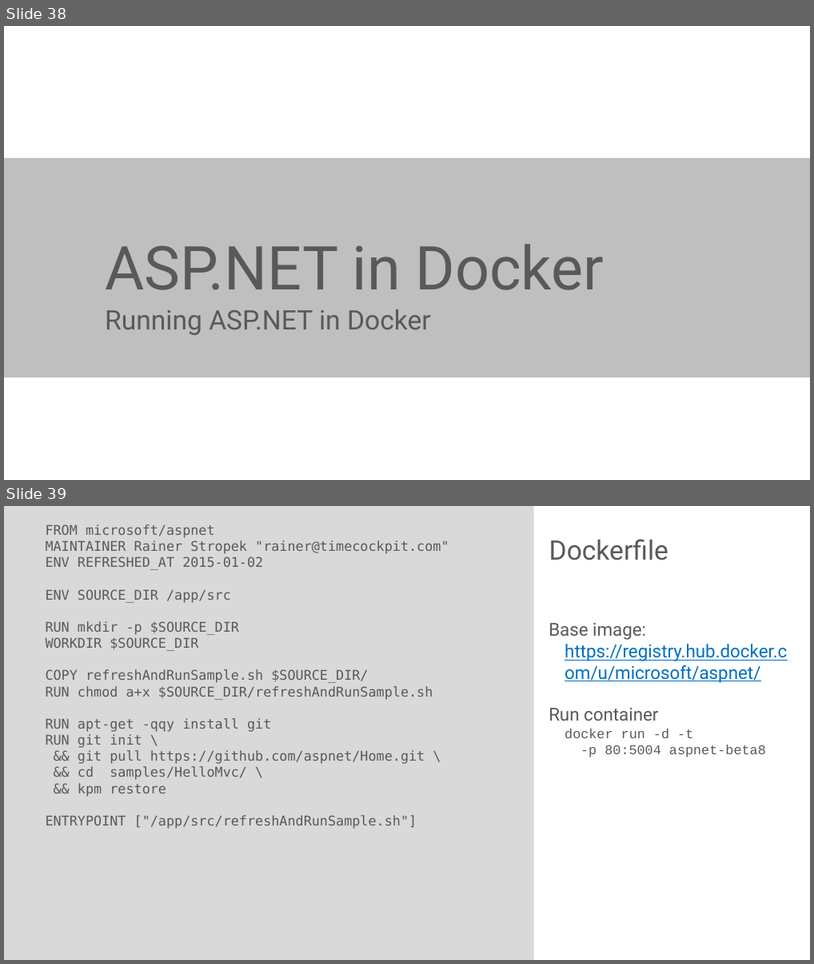
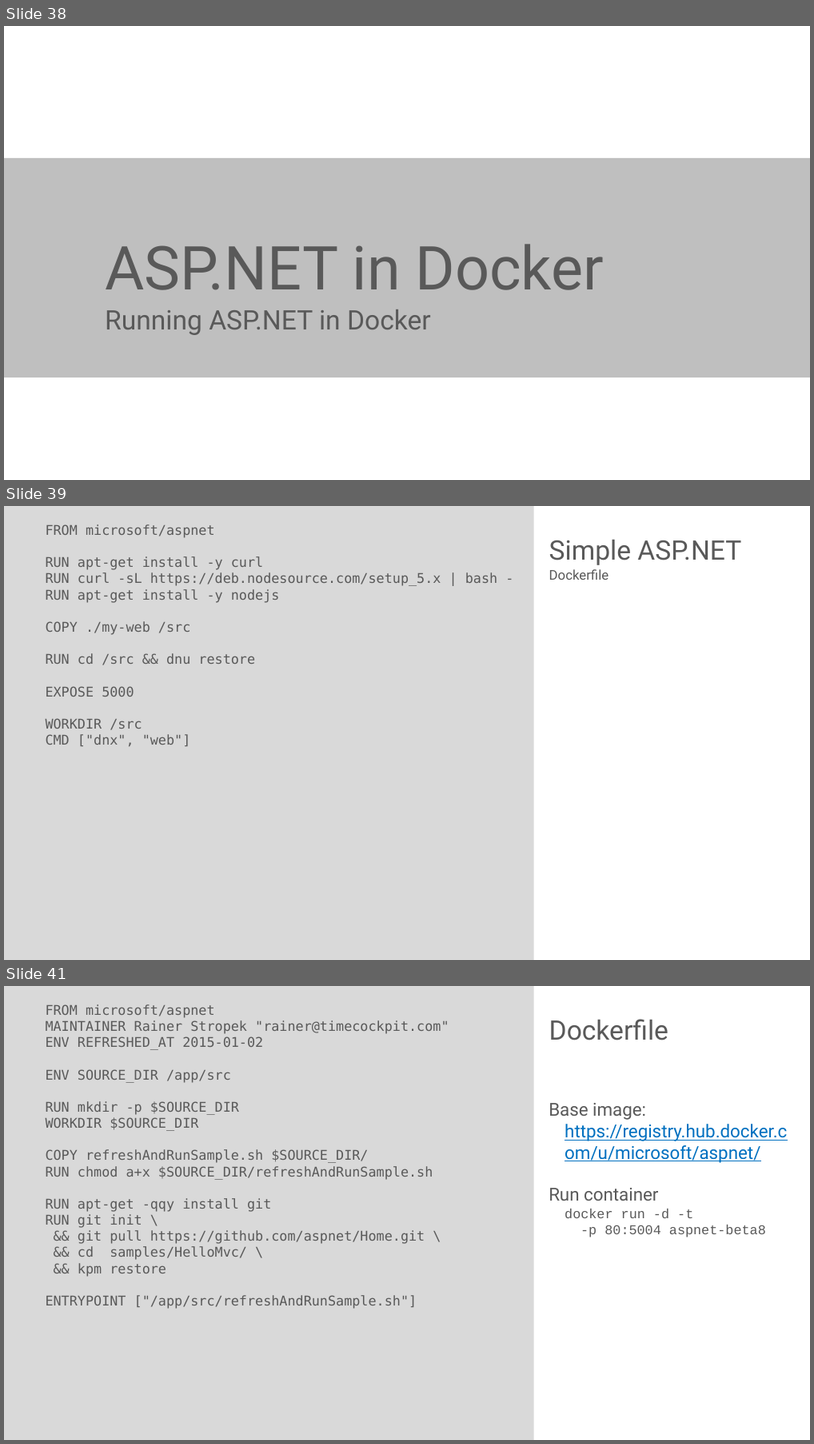
Before and after one commit to rstropek/DockerVS2015Intro, a slide deck: slides/Docker-Workshop.pptx. Shown one above the other, each under a label of ours: slides 38 and 39 before the commit, slides 38, 39 and 41 after it; the slides between them are not shown. The pictures are 814x964 and 814x1444 pixels, drawn with LibreOffice and Linux fonts; fonts in the diff are those of the drawing. Boxes give left, top, right and bottom in pixels: in the first picture for what was removed or moved away, otherwise in the second. Text is boxed around its words. In the diff, an @@ line names an element or a change of style, - is before the commit and + after.

```diff
--- a/slides/Docker-Workshop.pptx
+++ b/slides/Docker-Workshop.pptx
@@ slide 39 added at (x1=4, y1=506, x2=810, y2=960), background #FFFFFF; not listed: 1 template element that a slide beside it also shows @@
@@ text added at (x1=46, y1=524, x2=498, y2=747), 12 pt, text #595959 @@
+FROM microsoft/aspnet
+RUN apt-get install -y curl
+RUN curl -sL https://deb.nodesource.com/setup_5.x | bash -
+RUN apt-get install -y nodejs
+COPY ./my-web /src
+RUN cd /src && dnu restore
+EXPOSE 5000
+WORKDIR /src
+CMD ["dnx", "web"]
@@ title added at (x1=550, y1=540, x2=742, y2=565), 24 pt, text #595959 @@
+Simple ASP.NET
@@ text added at (x1=550, y1=569, x2=610, y2=580), 12 pt, text #595959 @@
+Dockerfile
@@ what was slide 39 is now slide 41 @@
```
Also in this commit, not shown: 1 other slide added, 1 other file.
